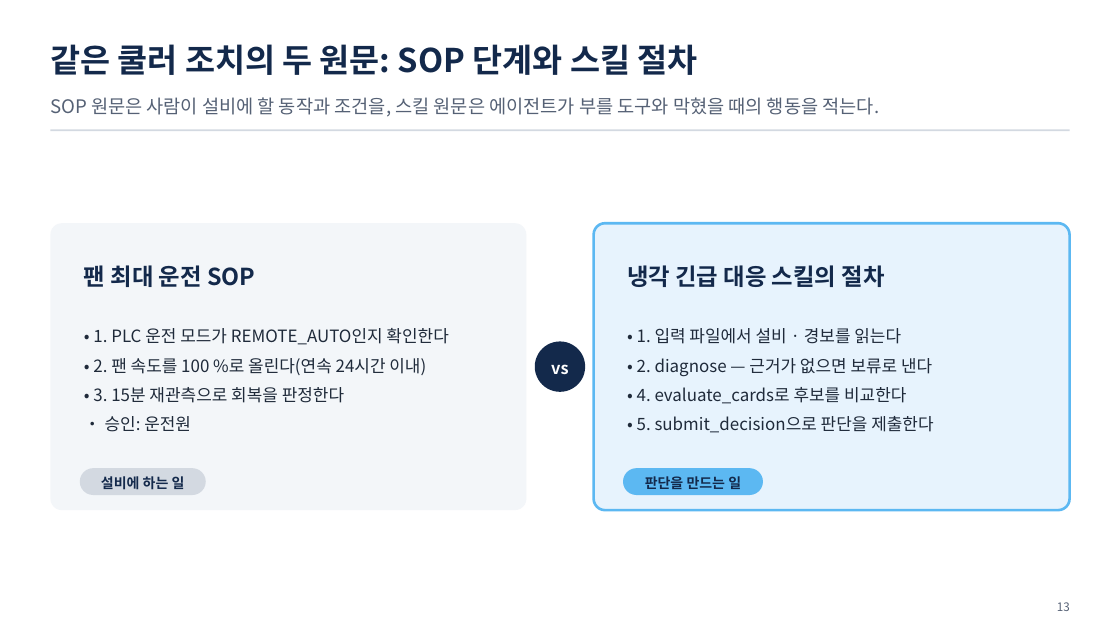
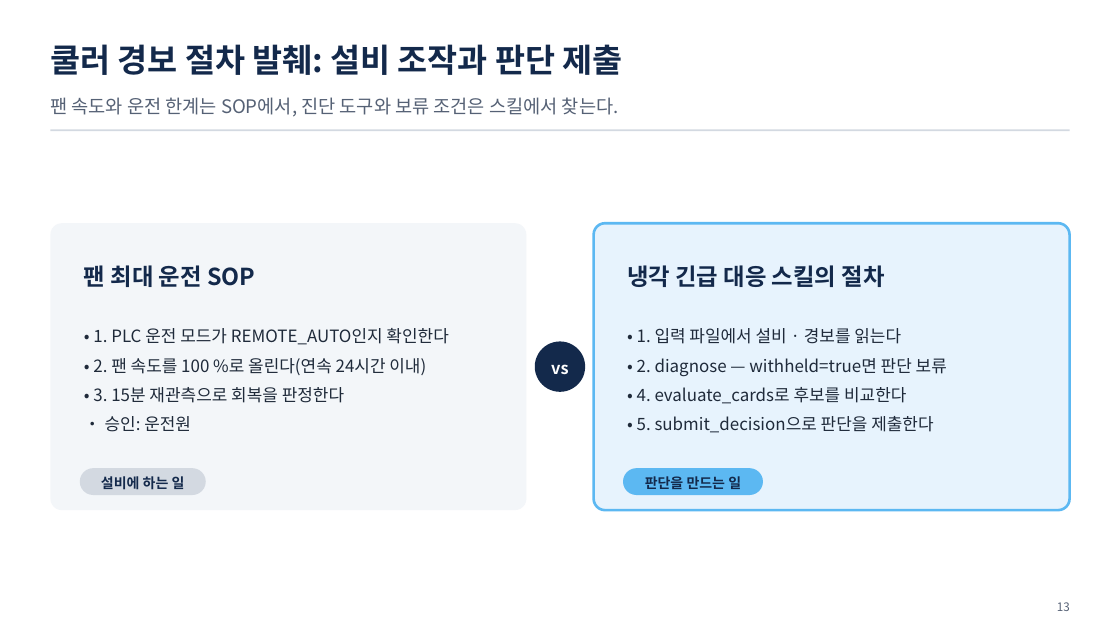
Before and after one commit to uengine-oss/hyd-iot-edu, a slide deck: slide 13 of workspace/강의제작/산출물/통합반/이론_오프라인/06회차/통합반_오프라인_06회차.pptx. Drawn at 1120x630 pixels with LibreOffice and Linux fonts; fonts in the diff are those of the drawing. Boxes give left, top, right and bottom in pixels: in the first picture for what was removed or moved away, otherwise in the second. Text is boxed around its words. In the diff, an @@ line names an element or a change of style, - is before the commit and + after.

Commit message:
통합반 현장 6회차 11~16장 운전원의 SOP와 에이전트 스킬을 두 경보 원문 및 일회 요청과 대조하는 노트를 검증한다

```diff
--- a/workspace/강의제작/산출물/통합반/이론_오프라인/06회차/통합반_오프라인_06회차.pptx
+++ b/workspace/강의제작/산출물/통합반/이론_오프라인/06회차/통합반_오프라인_06회차.pptx
@@ text at box(50, 44, 623, 75): text changed @@
-같은 쿨러 조치의 두 원문: SOP 단계와 스킬 절차
+쿨러 경보 절차 발췌: 설비 조작과 판단 제출
@@ text at box(50, 97, 619, 117): text changed @@
-SOP 원문은 사람이 설비에 할 동작과 조건을, 스킬 원문은 에이전트가 부를 도구와 막혔을 때의 행동을 적는다.
+팬 속도와 운전 한계는 SOP에서, 진단 도구와 보류 조건은 스킬에서 찾는다.
@@ text at box(637, 358, 947, 377): text changed @@
-• 2. diagnose — 근거가 없으면 보류로 낸다
+• 2. diagnose — withheld=true면 판단 보류
```
Also in this commit, not shown: 5 other slides changed, 10 other files.
